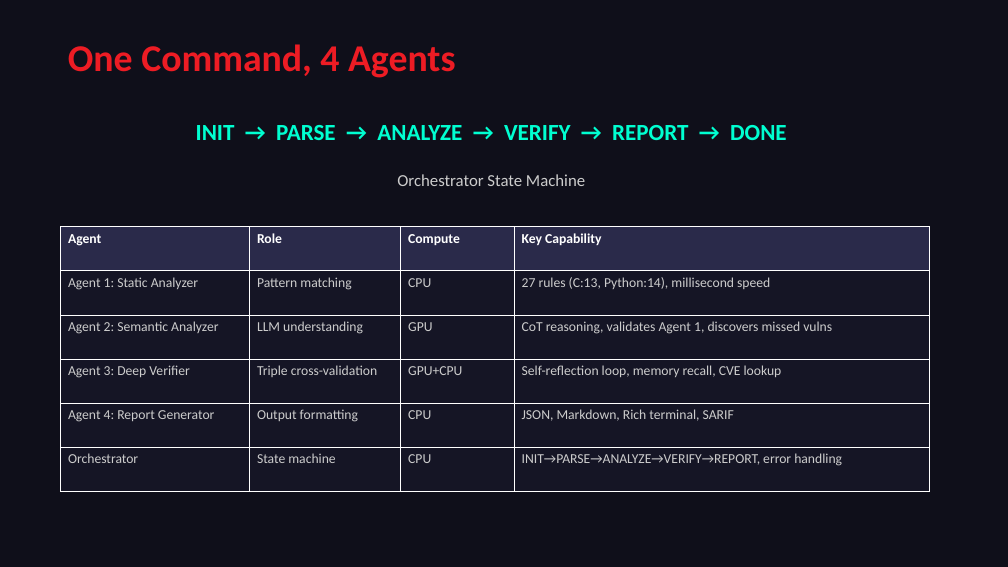
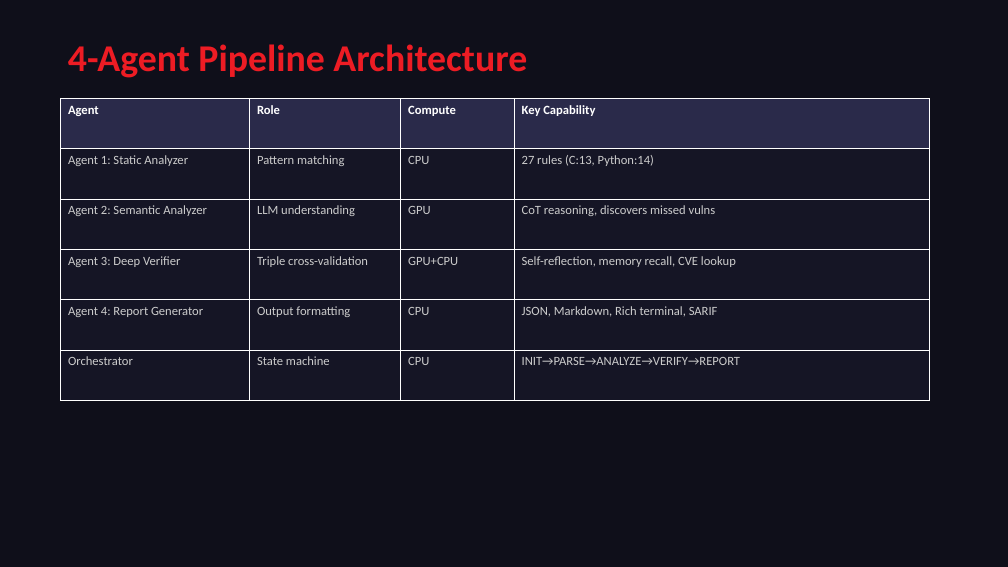
Before and after one commit to a9320/Radeon-hackathon-2026-07, a slide deck: slide 3 of docs/CodeRisk_Agent_Presentation.pptx. Drawn at 1008x567 pixels with LibreOffice and Linux fonts; fonts in the diff are those of the drawing. Boxes give left, top, right and bottom in pixels: in the first picture for what was removed or moved away, otherwise in the second. Text is boxed around its words. In the diff, an @@ line names an element or a change of style, - is before the commit and + after.

```diff
--- a/docs/CodeRisk_Agent_Presentation.pptx
+++ b/docs/CodeRisk_Agent_Presentation.pptx
@@ text at box(68, 44, 527, 78): text changed @@
-One Command, 4 Agents
+4-Agent Pipeline Architecture
@@ table at box(60, 98, 930, 401) @@
-row 2, column 4: 27 rules (C:13, Python:14), millisecond speed
+row 2, column 4: 27 rules (C:13, Python:14)
-row 3, column 4: CoT reasoning, validates Agent 1, discovers missed vulns
+row 3, column 4: CoT reasoning, discovers missed vulns
-row 4, column 4: Self-reflection loop, memory recall, CVE lookup
+row 4, column 4: Self-reflection, memory recall, CVE lookup
-row 6, column 4: INIT→PARSE→ANALYZE→VERIFY→REPORT, error handling
+row 6, column 4: INIT→PARSE→ANALYZE→VERIFY→REPORT
@@ size 13 to 12 pt in "Agent", "Role", "Compute", "Key Capability" and 16 more places @@
@@ table: place and size @@
-table at box(60, 227, 930, 492)
+table at box(60, 98, 930, 401)
@@ text removed at box(196, 125, 787, 140) @@
-INIT → PARSE → ANALYZE → VERIFY → REPORT → DONE
@@ text removed at box(397, 174, 585, 186) @@
-Orchestrator State Machine
```
Also in this commit, not shown: 6 other slides changed, 2 slides added, 7 slides removed.
